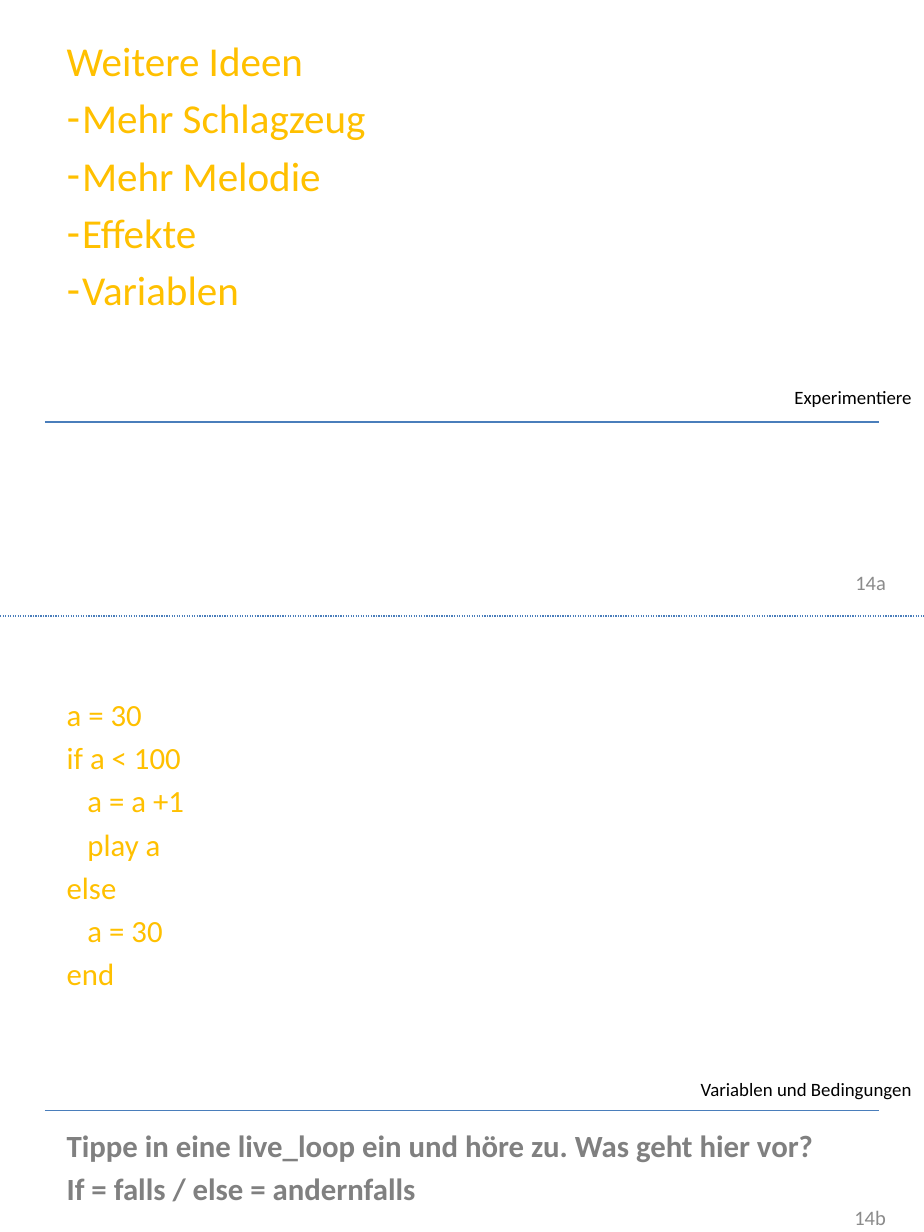
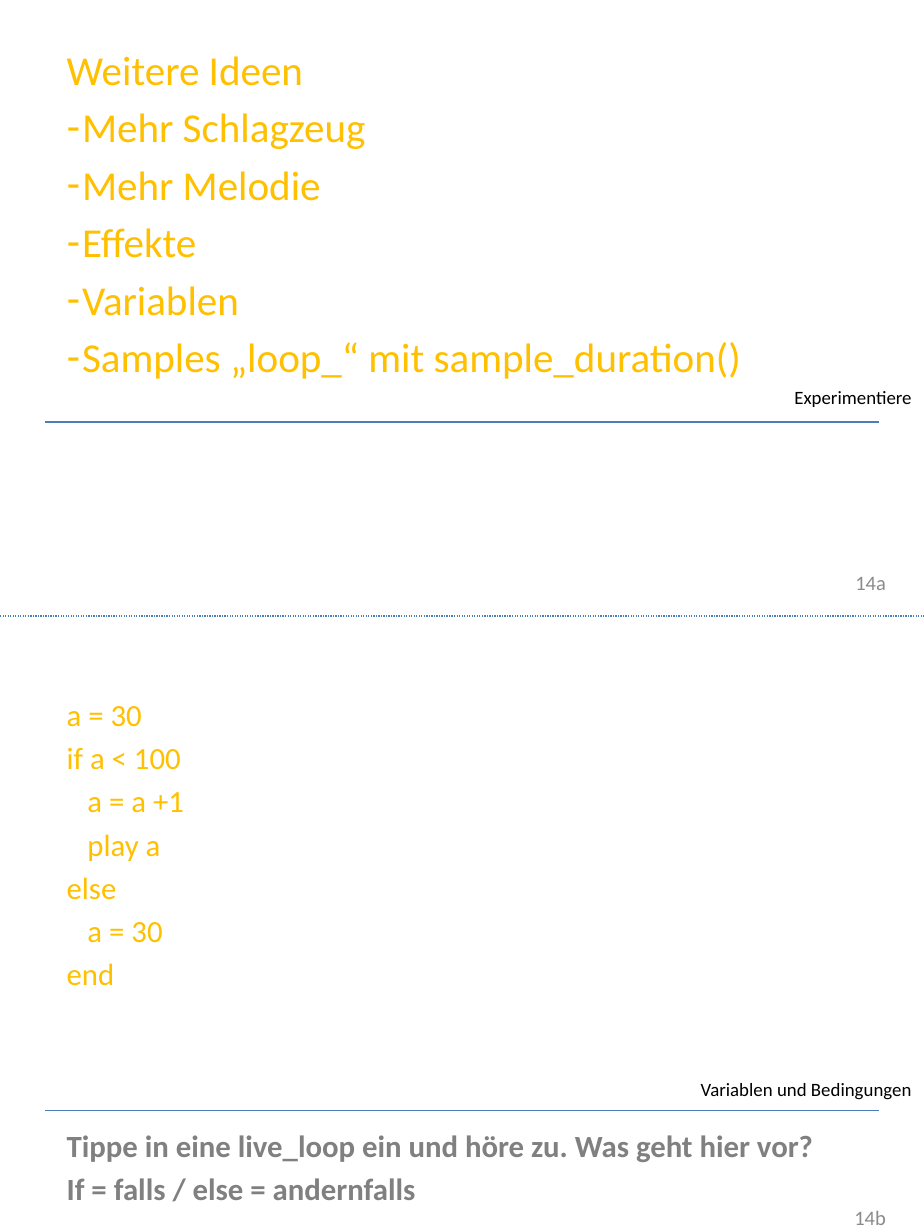
Before and after one commit to Devoxx4KidsDE/SonicPI, a slide deck: slide 14 of documentation/Sonic PI Workshop.pptx. Drawn at 924x1232 pixels with LibreOffice and Linux fonts; fonts in the diff are those of the drawing; background and template pictures are left out. Boxes give left, top, right and bottom in pixels: in the first picture for what was removed or moved away, otherwise in the second. Text is boxed around its words. In the diff, an @@ line names an element or a change of style, - is before the commit and + after.

Commit message:
Adapted everything to Sonic 2.10: Modified custom sample usage via sample filters. Relate documentation new synths and new samples. Amended all examples. Added new LOAD Button to GUI.

```diff
--- a/documentation/Sonic PI Workshop.pptx
+++ b/documentation/Sonic PI Workshop.pptx
@@ text "Weitere Ideen": place and size @@
-text "Weitere Ideen" at [67,47,366,306]
+text "Weitere Ideen" at [67,56,741,379]
@@ text at [82,342,741,379]: paragraph added @@
+– Samples „loop_“ mit sample_duration()
```
Also in this commit, not shown: 3 other slides changed, 6 other files.
